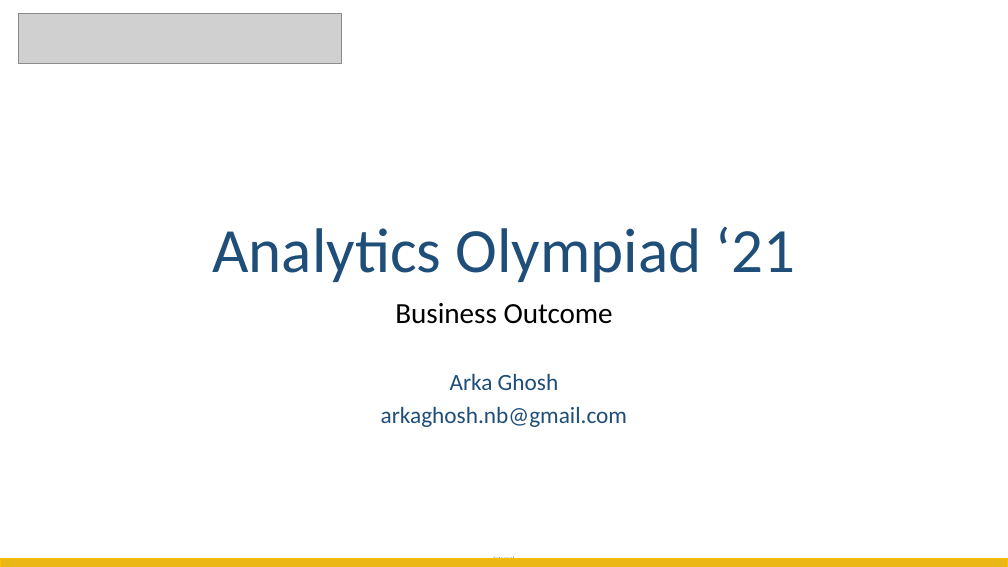
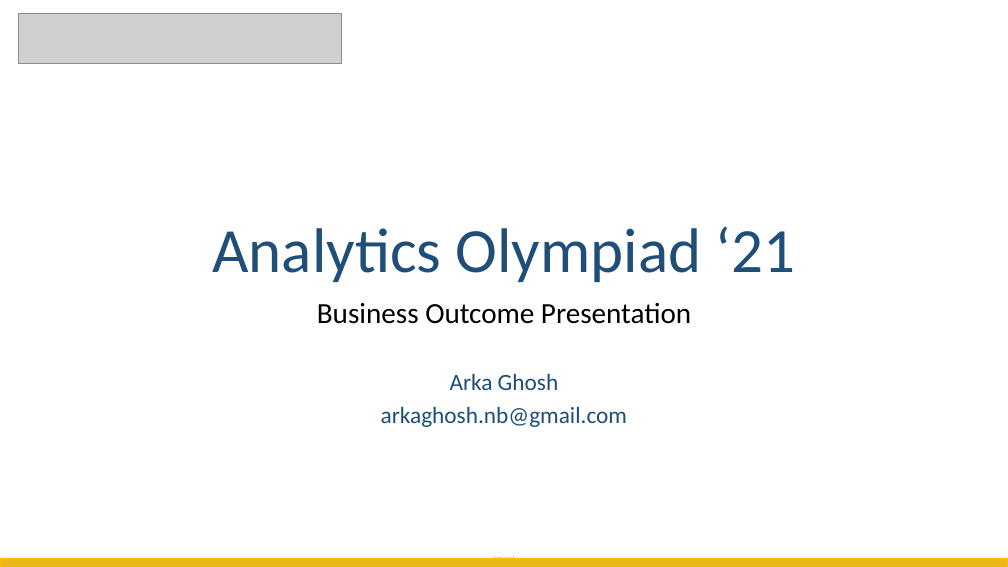
Before and after one commit to ghoshark/MachineHack-DAC-2021-Hackathon, a slide deck: slide 1 of Submission Files/Analytics_Olympiad_Presentation.pptx. Drawn at 1008x567 pixels with LibreOffice and Linux fonts; fonts in the diff are those of the drawing; grey boxes stand for pictures. Boxes give left, top, right and bottom in pixels: in the first picture for what was removed or moved away, otherwise in the second. Text is boxed around its words. In the diff, an @@ line names an element or a change of style, - is before the commit and + after.

```diff
--- a/Submission Files/Analytics_Olympiad_Presentation.pptx
+++ b/Submission Files/Analytics_Olympiad_Presentation.pptx
@@ subtitle at [317, 303, 691, 324]: text changed @@
-Business Outcome
+Business Outcome Presentation
```
Also in this commit, not shown: 5 other slides changed, 6 slides added, 2 slides removed, 6 other files.
